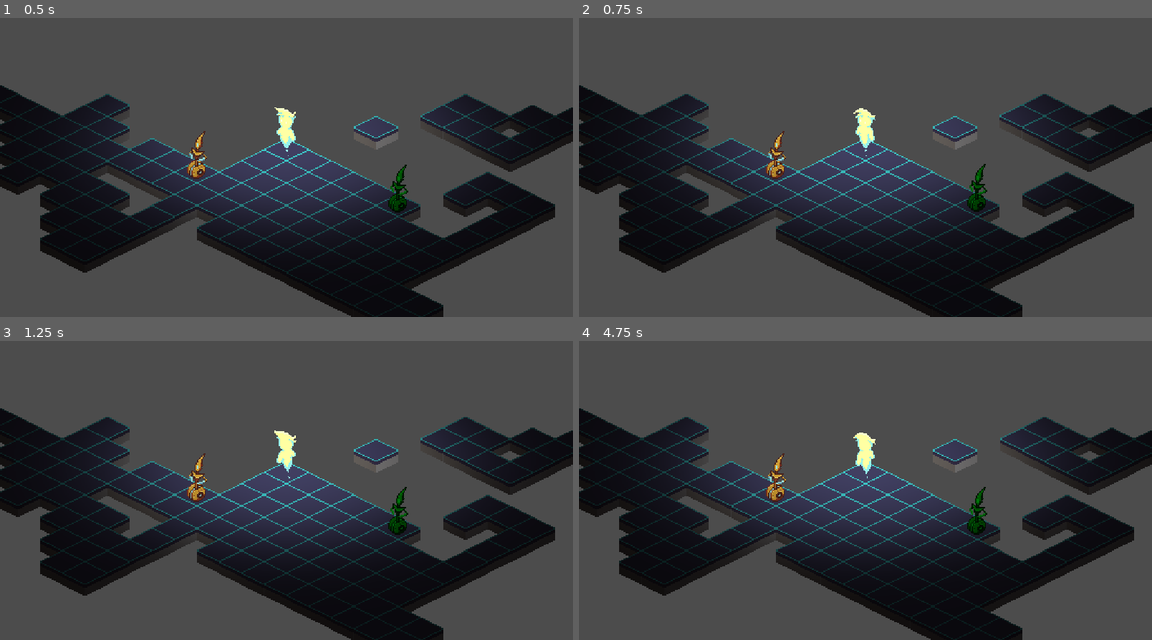
Above: before the commit, frames 1-4 (two rows, left to right).
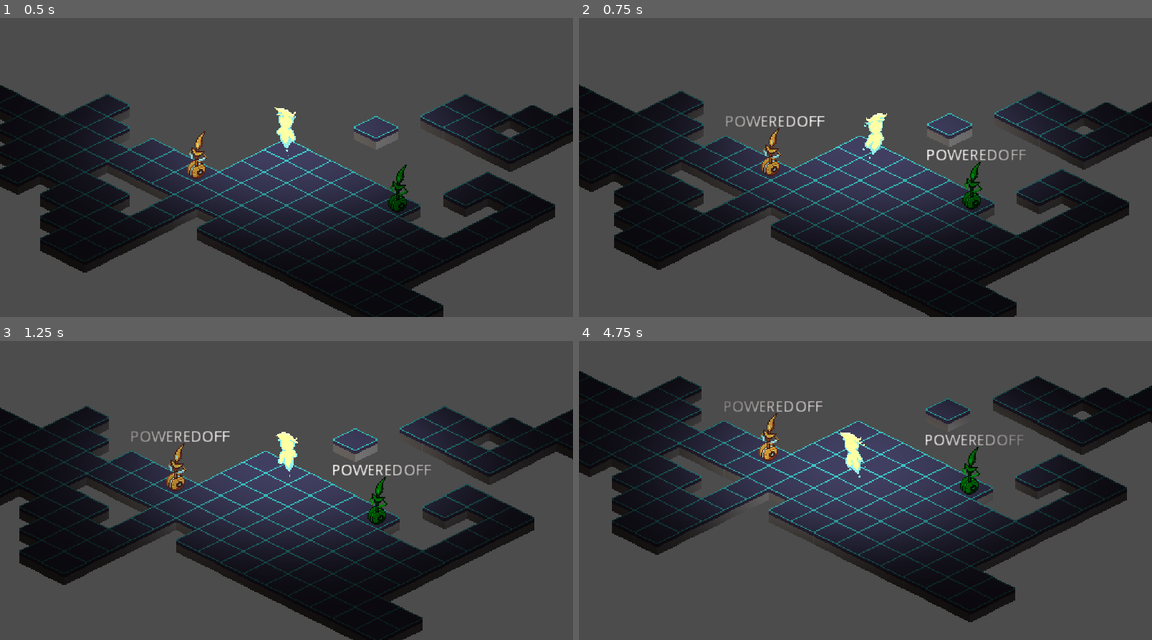
Above: after the commit, the same moments.

Repository: best-godot-team-ever/GoGodotJam
Game: Godot game, scene res://src/Levels/TestLevel.tscn
The game is run twice, just before and just after one commit, with the same random seed, the same clock (stepped at 60 frames per second) and the same inputs.
Inputs (mouse positions are in pixels of both pictures, inside the frame that each line leads up to):
- Up to frame 1 (0.5 s): no input
- Up to frame 2 (0.75 s): tap Enter at 0.5 s; move the mouse to (991, 131) at 0.52 s; hold Right (ui_right) from 0.53 s (still down); tap Down (aim_down) at 0.6 s
- Up to frame 3 (1.25 s): keep holding Right (ui_right); tap Left (aim_left) at 0.8 s
- Up to frame 4 (4.75 s): move the mouse to (750, 490) at 1.27 s; release Right (ui_right) at 1.28 s; hold S 1.28-2.03 s; tap Left (aim_left) at 1.35, 4.55 s; tap D (aim_right) at 1.55, 2.1 s; move the mouse to (922, 397) at 2.02 s; hold Right (ui_right) 2.03-2.78 s; tap W (aim_up) at 2.3, 2.85 s; move the mouse to (836, 538) at 2.77 s; hold Up (ui_up) 2.78-3.53 s; click (836, 538) at 3.05 s; move the mouse to (1037, 523) at 3.52 s; hold S from 3.53 s (still down); click (1037, 523) at 3.6 s; tap Down (aim_down) at 3.8, 4.35 s; tap C (aim_cancel) at 4.15 s; move the mouse to (693, 421) at 4.27 s

Frame 1 is identical in both runs. In frame 2, 8.7% of the frame differs, in the area x 0-100%, y 22-100%; in frame 3, 16%; in frame 4, 31%, in the area x 0-100%, y 10-100%.

Commit message:
Tiny's Mouse Movement

Diff:
--- a/project.godot
+++ b/project.godot
@@ -101,6 +101,17 @@
 commit_pulse={
 "deadzone": 0.5,
 "events": [ Object(InputEventKey,"resource_local_to_scene":false,"resource_name":"","device":0,"alt":false,"shift":false,"control":false,"meta":false,"command":false,"pressed":false,"scancode":69,"physical_scancode":0,"unicode":0,"echo":false,"script":null)
+, Object(InputEventMouseButton,"resource_local_to_scene":false,"resource_name":"","device":0,"alt":false,"shift":false,"control":false,"meta":false,"command":false,"button_mask":0,"position":Vector2( 0, 0 ),"global_position":Vector2( 0, 0 ),"factor":1.0,"button_index":2,"pressed":false,"doubleclick":false,"script":null)
+ ]
+}
+commit_mouse_move={
+"deadzone": 0.5,
+"events": [ Object(InputEventMouseButton,"resource_local_to_scene":false,"resource_name":"","device":0,"alt":false,"shift":false,"control":false,"meta":false,"command":false,"button_mask":0,"position":Vector2( 0, 0 ),"global_position":Vector2( 0, 0 ),"factor":1.0,"button_index":1,"pressed":false,"doubleclick":false,"script":null)
+ ]
+}
+commit_mouse_skip={
+"deadzone": 0.5,
+"events": [ Object(InputEventMouseButton,"resource_local_to_scene":false,"resource_name":"","device":0,"alt":false,"shift":false,"control":false,"meta":false,"command":false,"button_mask":0,"position":Vector2( 0, 0 ),"global_position":Vector2( 0, 0 ),"factor":1.0,"button_index":3,"pressed":false,"doubleclick":false,"script":null)
  ]
 }
 
--- a/src/Entity/Player/Player.gd
+++ b/src/Entity/Player/Player.gd
@@ -5,6 +5,8 @@
 const NO_ACTION = -1
 
 onready var animated_sprite = $AnimatedSprite
+
+onready var viewport_midpoint: Vector2 = get_viewport_rect().size / 2
 
 var move_direction = Vector2()
 var next_action_queue = NO_ACTION
@@ -75,18 +77,46 @@
 	if event.is_pressed() and not event.is_echo():
 		if event.is_action("aim_up"):
 			_update_facing_direction(Vector2.UP)
+			_commit_action(Move)
 		elif event.is_action("aim_down"):
 			_update_facing_direction(Vector2.DOWN)
+			_commit_action(Move)
 		elif event.is_action("aim_left"):
 			_update_facing_direction(Vector2.LEFT)
+			_commit_action(Move)
 		elif event.is_action("aim_right"):
 			_update_facing_direction(Vector2.RIGHT)
+			_commit_action(Move)
 		elif event.is_action("aim_cancel"):
 			_update_facing_direction(Vector2.ZERO)
+			_commit_action(Move)
 		elif event.is_action("commit_move"):
 			_commit_action(Move)
 		elif event.is_action("commit_pulse"):
 			_commit_action(Pulse)
+
+		# Mouse Input
+		elif event.is_action("commit_mouse_move"):
+			_update_facing_direction(_get_mouse_facing_direction(event.get_position()))
+			_commit_action(Move)
+		elif event.is_action("commit_mouse_skip"):
+			_update_facing_direction(Vector2.ZERO)
+			_commit_action(Move)
+
+func _get_mouse_facing_direction(screen_space_coord: Vector2) -> Vector2:
+	var offset = viewport_midpoint - screen_space_coord
+	offset = Vector2(sign(offset.x), sign(offset.y))
+
+	if offset == Vector2(1,1):
+		return Vector2.LEFT
+	elif offset == Vector2(-1,-1):
+		return Vector2.RIGHT
+	elif offset == Vector2(1, -1):
+		return Vector2.DOWN
+	elif offset == Vector2(-1, 1):
+		return Vector2.UP
+
+	return Vector2()
 
 func move_on_map(direction: Vector2):
 	.move_on_map(direction)
--- a/src/Levels/TestLevel.tscn
+++ b/src/Levels/TestLevel.tscn
@@ -74,5 +74,3 @@
 
 [node name="Player" parent="Entities" instance=ExtResource( 10 )]
 position = Vector2( 1, 8 )
-entity_type = 0
-turn_speed = 0
